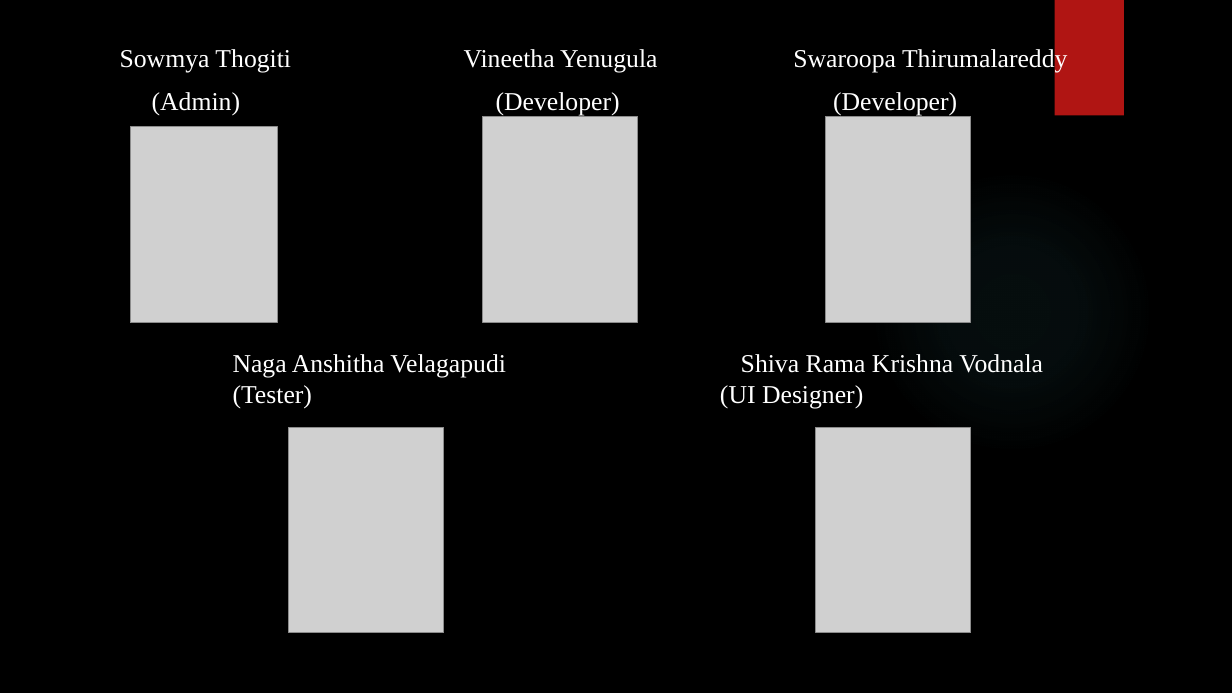
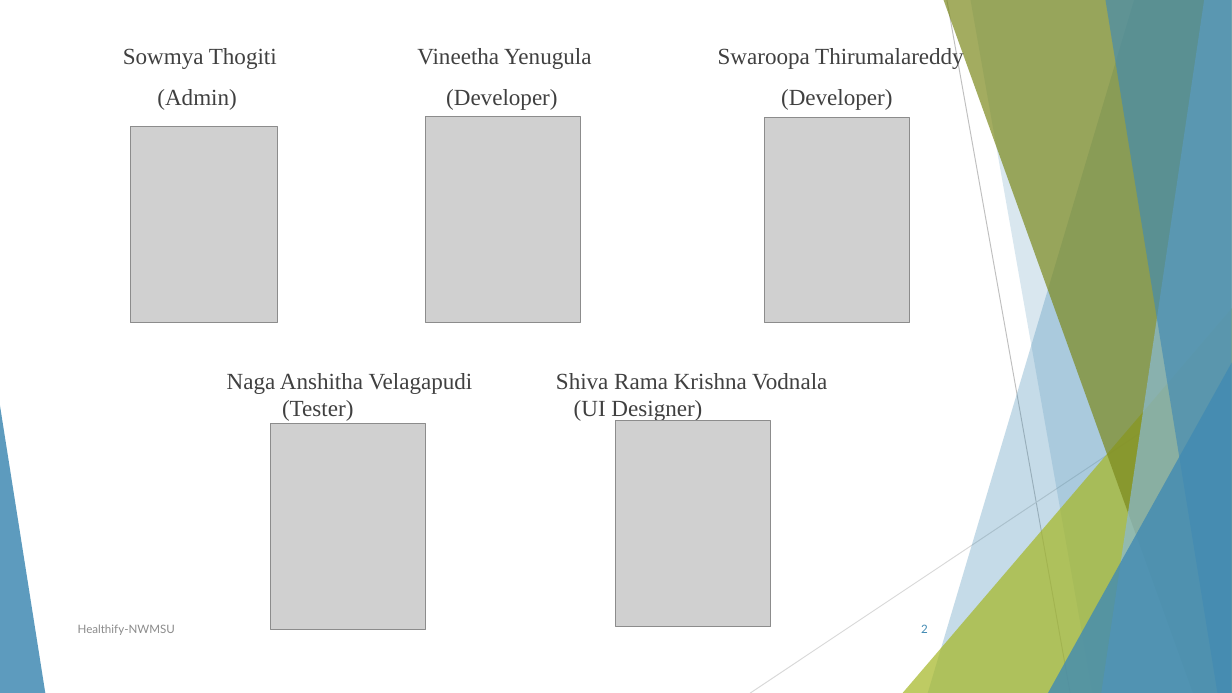
Before and after one commit to sowmyathogiti/Healthify, a slide deck: slide 2 of Healthify-NWMSU.pptx. Drawn at 1232x693 pixels with LibreOffice and Linux fonts; fonts in the diff are those of the drawing; grey boxes stand for pictures; background and template pictures are left out. Boxes give left, top, right and bottom in pixels: in the first picture for what was removed or moved away, otherwise in the second. Text is boxed around its words. In the diff, an @@ line names an element or a change of style, - is before the commit and + after.

```diff
--- a/Healthify-NWMSU.pptx
+++ b/Healthify-NWMSU.pptx
@@ background picture (left out) to #FFFFFF @@
@@ rectangle removed at box(1055, 0, 1124, 116) @@
@@ text "Sowmya Thogiti Vineetha Yenugula Swaroopa ..." at box(123, 46, 964, 422): size 20 to 18 pt, text colour #FFFFFF to #404040 @@
@@ picture: place and size @@
-picture at box(483, 116, 639, 323)
+picture at box(425, 116, 580, 323)
@@ picture: place and size @@
-picture at box(825, 116, 970, 323)
+picture at box(764, 117, 909, 323)
@@ ellipse removed at box(870, 169, 1154, 454) @@
@@ group added at box(0, 0, 1232, 693): 5 freeform shapes, 3 triangles, 2 lines @@
@@ picture: place and size @@
-picture at box(288, 427, 444, 633)
+picture at box(271, 423, 426, 629)
@@ picture: place and size @@
-picture at box(816, 427, 971, 633)
+picture at box(616, 421, 772, 628)
@@ text added at box(78, 624, 175, 635), 9 pt, text #8C8C8C @@
+Healthify-NWMSU
@@ page number added at box(921, 624, 928, 633), 9 pt, text #418AB3 @@
+2
```
Also in this commit, not shown: 12 other slides changed.
